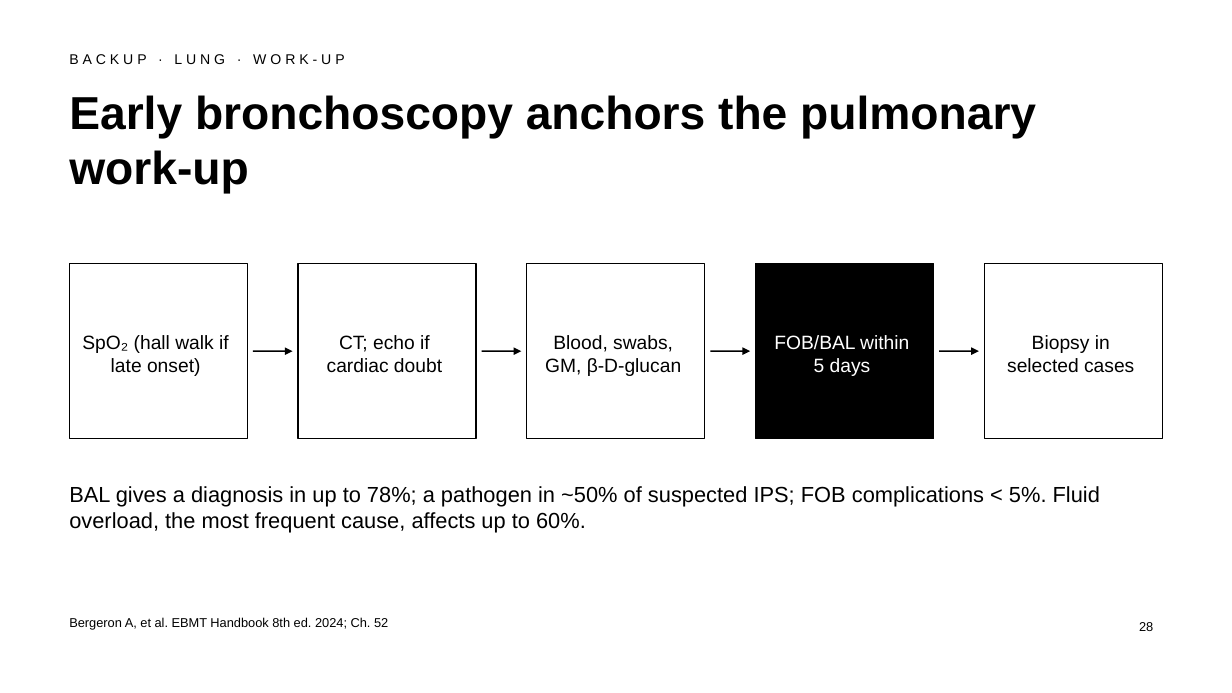
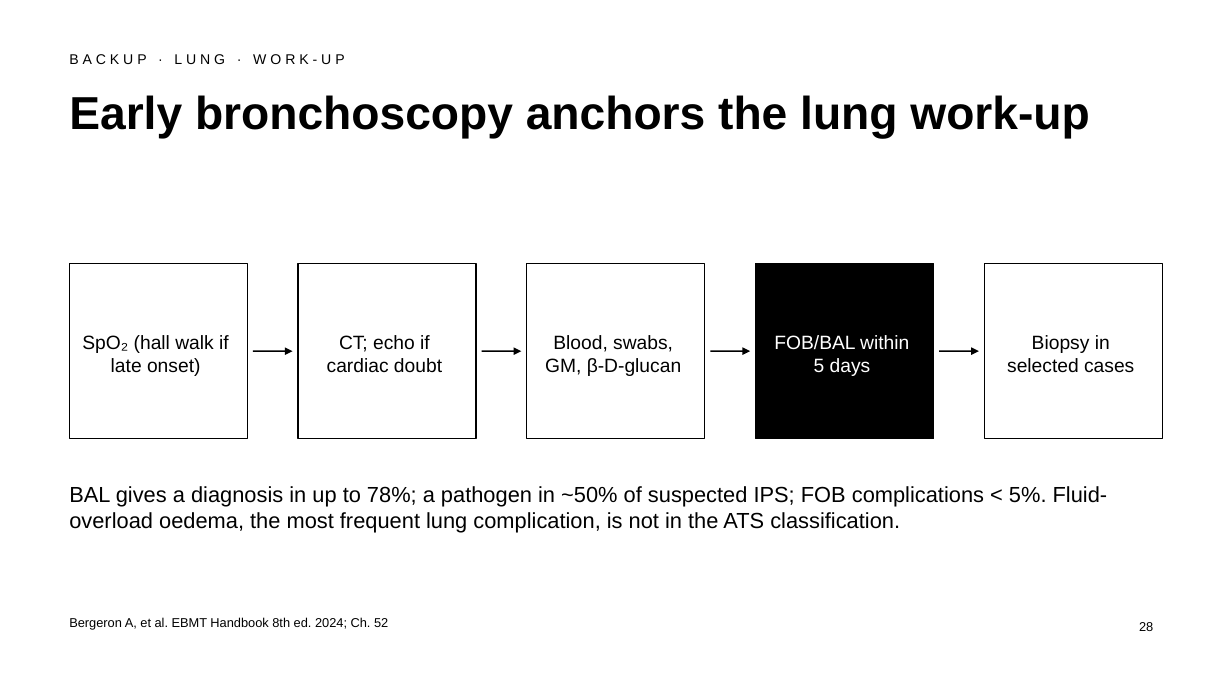
Before and after one commit to htlin222/ebmt-handbook-skill, a slide deck: slide 28 of slides/decks/s11-organ-complications.pptx. Drawn at 1232x693 pixels with LibreOffice and Linux fonts; fonts in the diff are those of the drawing. Boxes give left, top, right and bottom in pixels: in the first picture for what was removed or moved away, otherwise in the second. Text is boxed around its words. In the diff, an @@ line names an element or a change of style, - is before the commit and + after.

```diff
--- a/slides/decks/s11-organ-complications.pptx
+++ b/slides/decks/s11-organ-complications.pptx
@@ title at box(69, 95, 1089, 139): text changed @@
-Early bronchoscopy anchors the pulmonary work-up
+Early bronchoscopy anchors the lung work-up
@@ text at box(69, 486, 1108, 533): text changed @@
-BAL gives a diagnosis in up to 78%; a pathogen in ~50% of suspected IPS; FOB complications < 5%. Fluid overload, the most frequent cause, affects up to 60%.
+BAL gives a diagnosis in up to 78%; a pathogen in ~50% of suspected IPS; FOB complications < 5%. Fluid-overload oedema, the most frequent lung complication, is not in the ATS classification.
```
Also in this commit, not shown: 15 other slides changed, 24 other files.
